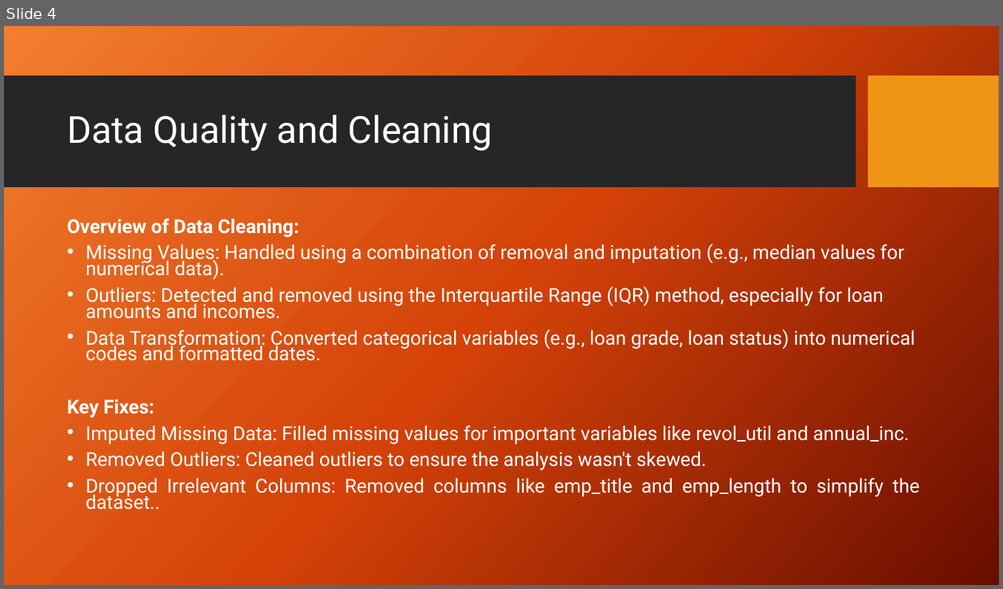
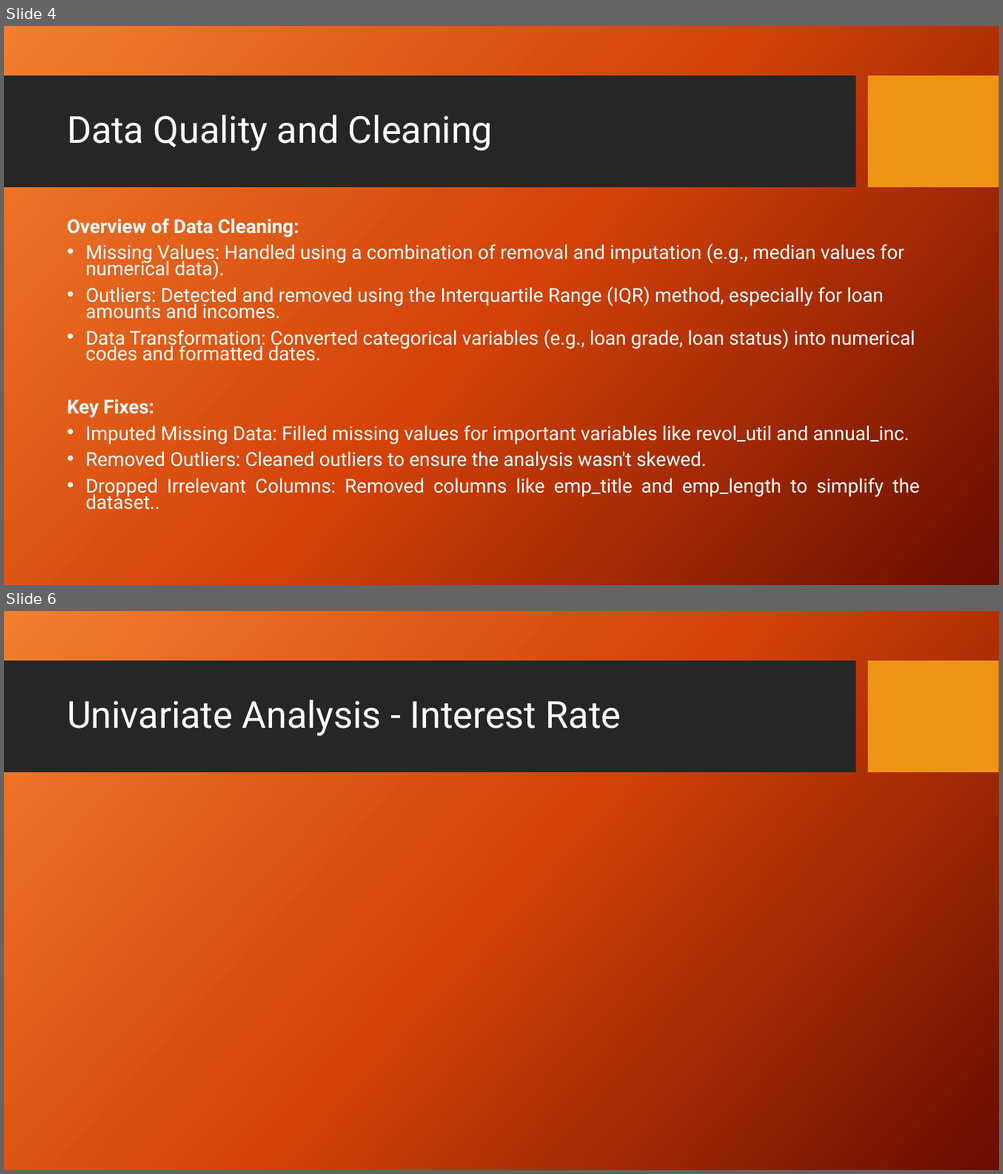
Before and after one commit to jafarijason/ds_001_lending_club_case_study, a slide deck: Presentation.pptx. Shown one above the other, each under a label of ours: slide 4 before the commit, slides 4 and 6 after it; the slides between them are not shown. The pictures are 1003x589 and 1003x1174 pixels, drawn with LibreOffice and Linux fonts; fonts in the diff are those of the drawing; background and template pictures are left out. Boxes give left, top, right and bottom in pixels: in the first picture for what was removed or moved away, otherwise in the second. Text is boxed around its words. In the diff, an @@ line names an element or a change of style, - is before the commit and + after.

```diff
--- a/Presentation.pptx
+++ b/Presentation.pptx
@@ slide 6 added at [4, 611, 999, 1170], background picture (left out); not listed: 2 template elements that a slide beside it also shows @@
@@ title added at [67, 700, 621, 736], 36 pt, text #FFFFFF @@
+Univariate Analysis - Interest Rate
```
Also in this commit, not shown: 1 slide changed, 9 other slides added, 1 slide removed.
